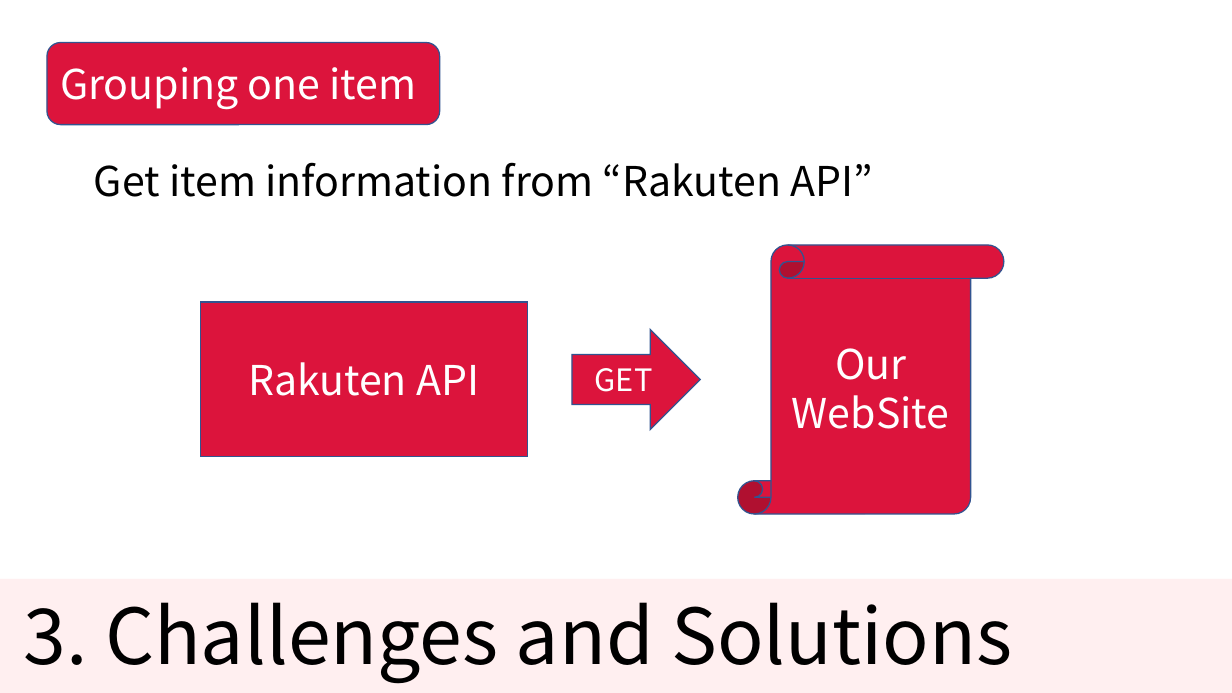
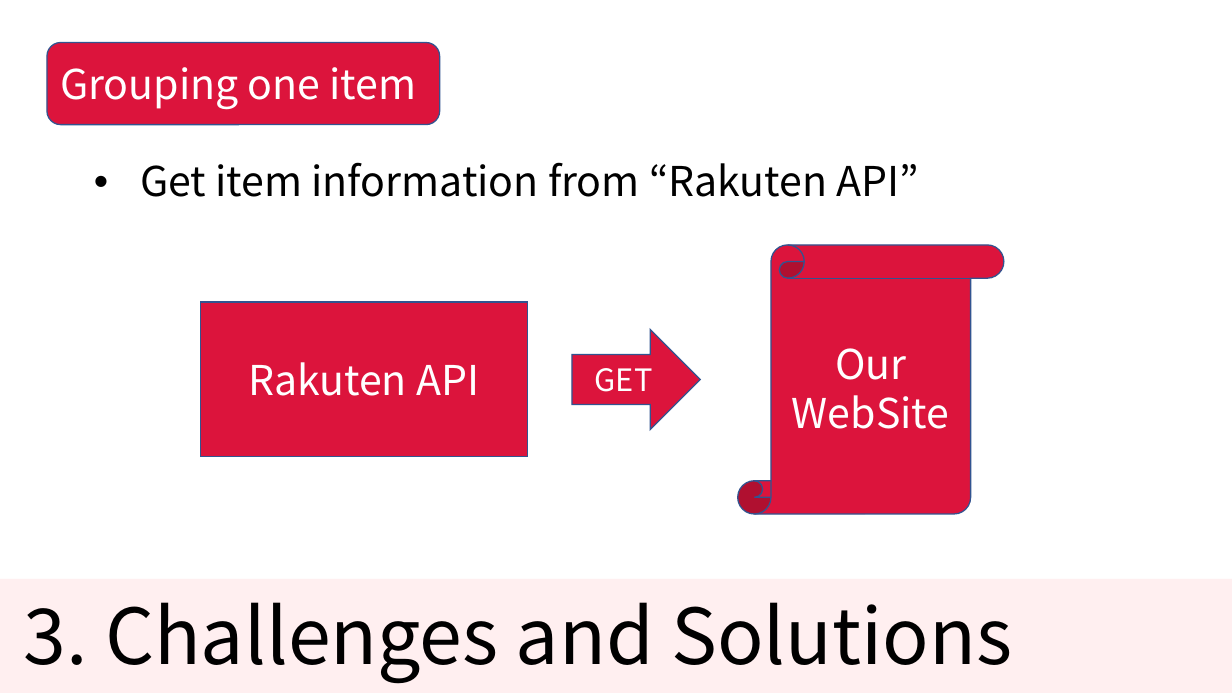
Before and after one commit to KNobuki/Rakuten_fashion, a slide deck: slide 12 of presentation/Presentation.pptx (slide 10 before the commit). Drawn at 1232x693 pixels with LibreOffice and Linux fonts; fonts in the diff are those of the drawing. Boxes give left, top, right and bottom in pixels: in the first picture for what was removed or moved away, otherwise in the second. Text is boxed around its words. In the diff, an @@ line names an element or a change of style, - is before the commit and + after.

```diff
--- a/presentation/Presentation.pptx
+++ b/presentation/Presentation.pptx
@@ text "Get item information from “Rakuten ..." at [140, 162, 919, 197]: bullet none to • @@
```
Also in this commit, not shown: 10 other slides changed, 5 slides added.
